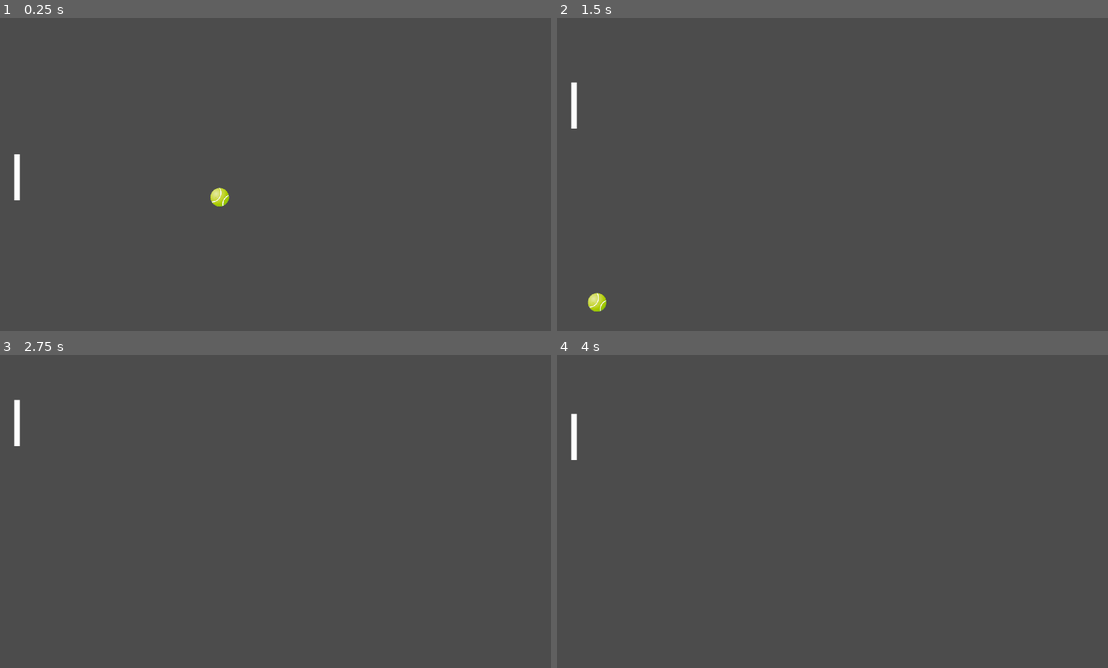
Above: before the commit, frames 1-4 (two rows, left to right).
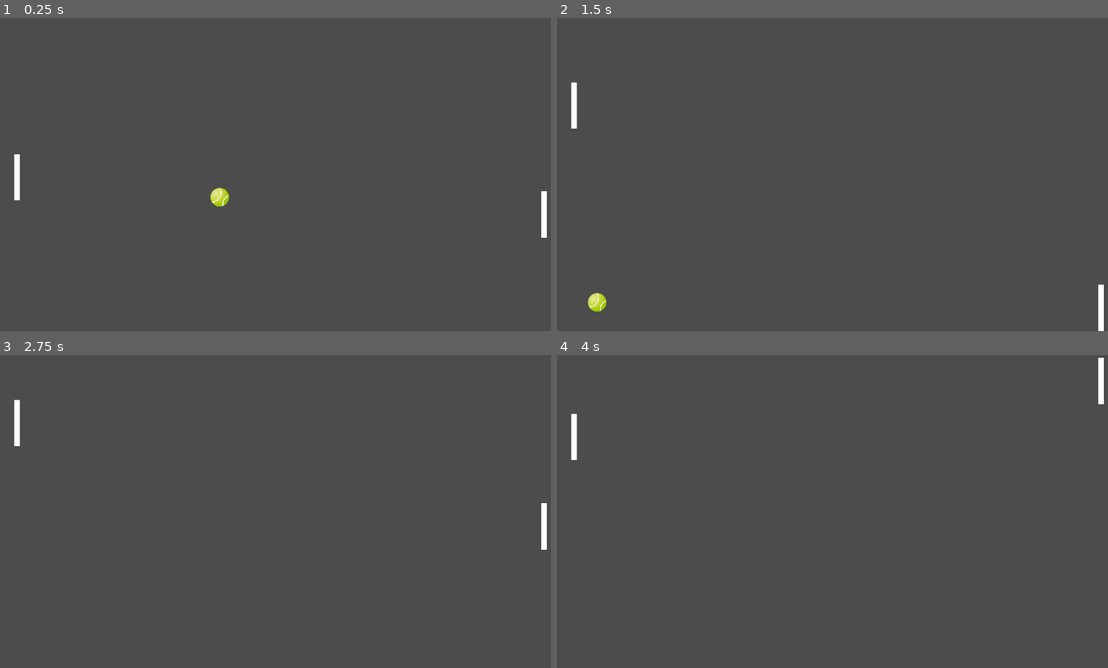
Above: after the commit, the same moments.

Repository: danielmiranda0099/godot_plz_pong
Game: Godot game, scene res://Level.tscn
Same seed, same stepped clock (60 frames per second), same inputs: the game is played once before the commit and once after it.
Inputs:
- Up to frame 1 (0.25 s): no input
- Up to frame 2 (1.5 s): hold Up (ui_up) 0.53-1.28 s; hold Down (ui_down) from 1.28 s (still down)
- Up to frame 3 (2.75 s): release Down (ui_down) at 2.03 s; hold Up (ui_up) from 2.03 s (still down)
- Up to frame 4 (4 s): tap Enter at 3.5 s; release Up (ui_up) at 3.53 s; hold Down (ui_down) from 3.53 s (still down)

The runs differ from the first frame. In frame 1, 0.2% of the frame differs, in the area x 98-100%, y 55-71%; in frame 2, 0.2%; in frame 3, 0.2%; in frame 4, 0.2%.

Commit message:
[ADD] IA Enemy

Diff:
--- /dev/null
+++ b/Enemy.gd
@@ -0,0 +1,39 @@
+extends KinematicBody2D
+
+var speed = 700
+var direction
+
+var self_position_y
+var ball_position_y
+
+var ball
+
+func _ready():
+	ball = get_parent().find_node("Ball")
+
+# warning-ignore:unused_argument
+func _physics_process(delta):
+	direction = Vector2(0, _get_direction())
+# warning-ignore:return_value_discarded
+	move_and_slide(direction * speed)
+
+func _get_direction():
+#	var direction = Vector2.ZERO
+#
+#	var y_diff = ball.position.y - position.y
+#
+#	if abs(y_diff) > ai_reaction:
+#		direction.y = y_diff
+#
+#	return direction.normalized()
+
+	self_position_y = position.y
+	ball_position_y = ball.position.y
+
+	if abs(ball_position_y - self_position_y) < 25:
+		return 0
+
+	if ball_position_y > self_position_y:
+		return 1
+	else:
+		return -1
--- a/Level.tscn
+++ b/Level.tscn
@@ -1,7 +1,8 @@
-[gd_scene load_steps=5 format=2]
+[gd_scene load_steps=6 format=2]
 
 [ext_resource path="res://Player.tscn" type="PackedScene" id=1]
 [ext_resource path="res://Ball.tscn" type="PackedScene" id=2]
+[ext_resource path="res://Enemy.gd" type="Script" id=3]
 
 [sub_resource type="RectangleShape2D" id=1]
 extents = Vector2( 960, 10 )
@@ -24,20 +25,24 @@
 position = Vector2( 960, 1090 )
 shape = SubResource( 1 )
 
-[node name="Arco Izquierda" type="Area2D" parent="."]
+[node name="Arco Player" type="Area2D" parent="."]
 
-[node name="CollisionShape2D" type="CollisionShape2D" parent="Arco Izquierda"]
+[node name="CollisionShape2D" type="CollisionShape2D" parent="Arco Player"]
 position = Vector2( -10, 540 )
 shape = SubResource( 2 )
 
-[node name="Arco Derecha" type="Area2D" parent="."]
+[node name="Arco Enemy" type="Area2D" parent="."]
 
-[node name="CollisionShape2D" type="CollisionShape2D" parent="Arco Derecha"]
+[node name="CollisionShape2D" type="CollisionShape2D" parent="Arco Enemy"]
 position = Vector2( 1930, 540 )
 shape = SubResource( 2 )
 
 [node name="Player" parent="." instance=ExtResource( 1 )]
 position = Vector2( 50, 460 )
 
+[node name="Enemy" parent="." instance=ExtResource( 1 )]
+position = Vector2( 1870, 460 )
+script = ExtResource( 3 )
+
 [node name="Ball" parent="." instance=ExtResource( 2 )]
 position = Vector2( 884.77, 518.495 )
